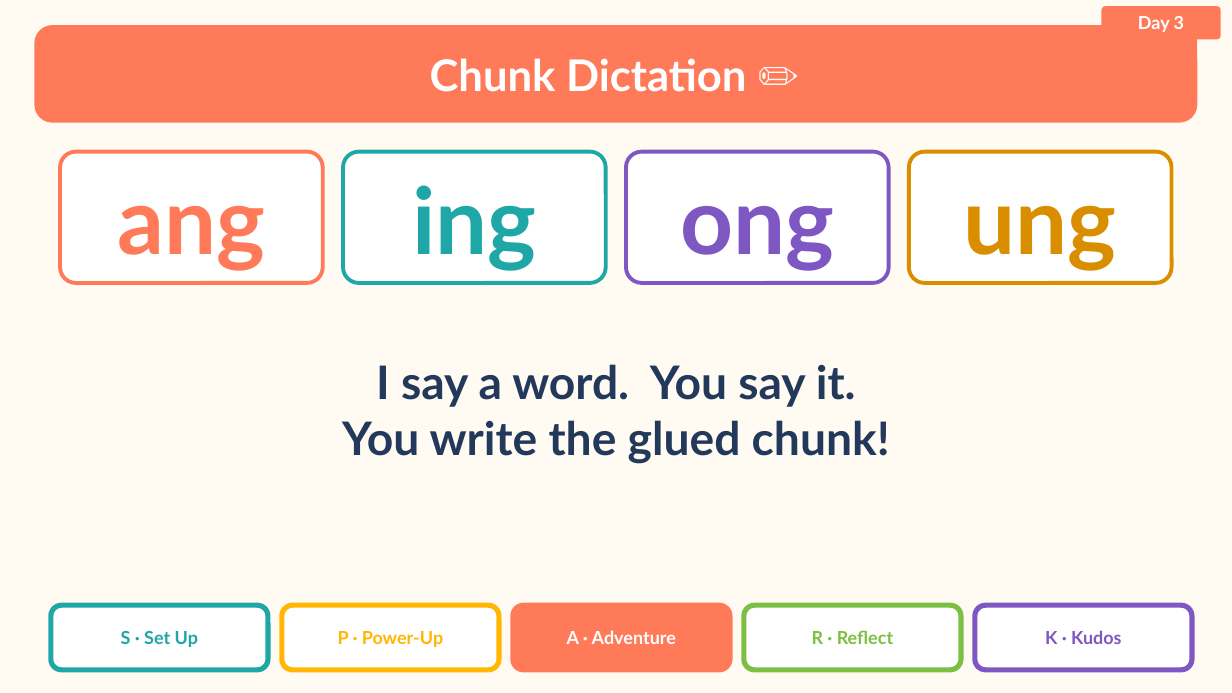
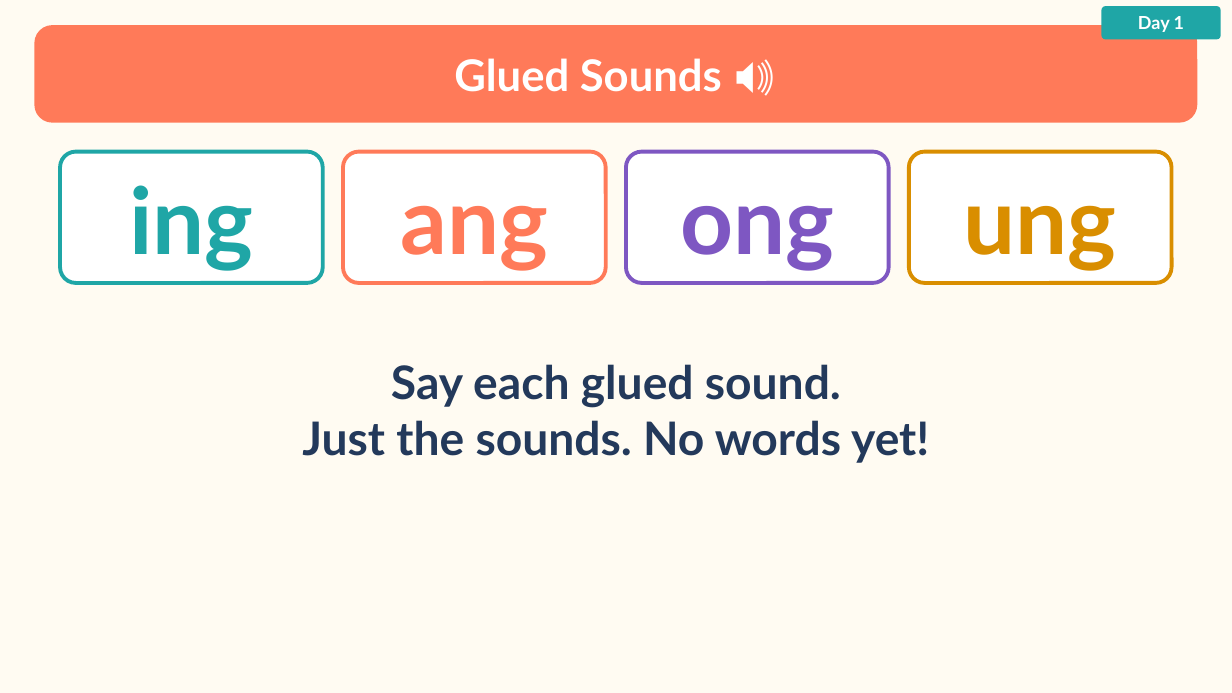
Before and after one commit to Silkwormx/island-readers, a slide deck: slide 9 of teachers/ng/Lesson3.1_ng_Slide_Presentation.pptx (slide 42 before the commit). Drawn at 1232x693 pixels with LibreOffice and Linux fonts; fonts in the diff are those of the drawing. Boxes give left, top, right and bottom in pixels: in the first picture for what was removed or moved away, otherwise in the second. Text is boxed around its words. In the diff, an @@ line names an element or a change of style, - is before the commit and + after.

```diff
--- a/teachers/ng/Lesson3.1_ng_Slide_Presentation.pptx
+++ b/teachers/ng/Lesson3.1_ng_Slide_Presentation.pptx
@@ rounded rectangle "Day 1" at (1102, 6, 1221, 40): fill #FF7A59 to #1FA6A6 @@
@@ text in rounded rectangle at (1138, 16, 1184, 32): text changed @@
-Day 3
+Day 1
@@ text at (454, 58, 722, 92): text changed @@
-Chunk Dictation ✏️
+Glued Sounds 🔊
@@ rounded rectangle "ing" at (60, 152, 323, 283): outline #FF7A59 3 pt to #1FA6A6 3 pt @@
@@ rounded rectangle "ang" at (343, 152, 605, 283): outline #1FA6A6 3 pt to #FF7A59 3 pt @@
@@ text in rounded rectangle at (129, 185, 253, 271): text changed; text colour #FF7A59 to #1FA6A6 @@
-ang
+ing
@@ text in rounded rectangle at (400, 205, 548, 271): text changed; text colour #1FA6A6 to #FF7A59 @@
-ing
+ang
@@ text at (302, 364, 929, 463): text changed @@
-I say a word. You say it.
-You write the glued chunk!
+Say each glued sound.
+Just the sounds. No words yet!
@@ rounded rectangle removed at (51, 605, 268, 670) @@
@@ rounded rectangle removed at (282, 605, 499, 670) @@
@@ rounded rectangle removed at (513, 605, 730, 670) @@
@@ rounded rectangle removed at (744, 605, 961, 670) @@
@@ rounded rectangle removed at (975, 605, 1192, 670) @@
@@ text removed at (121, 631, 198, 647) @@
-S · Set Up
@@ text removed at (338, 631, 443, 647) @@
-P · Power-Up
@@ text removed at (567, 630, 676, 644) @@
-A · Adventure
@@ text removed at (812, 630, 893, 644) @@
-R · Reflect
@@ text removed at (1045, 630, 1121, 644) @@
-K · Kudos
```
Also in this commit, not shown: 46 other slides changed, 5 slides added, 21 slides removed, 19 other files.
